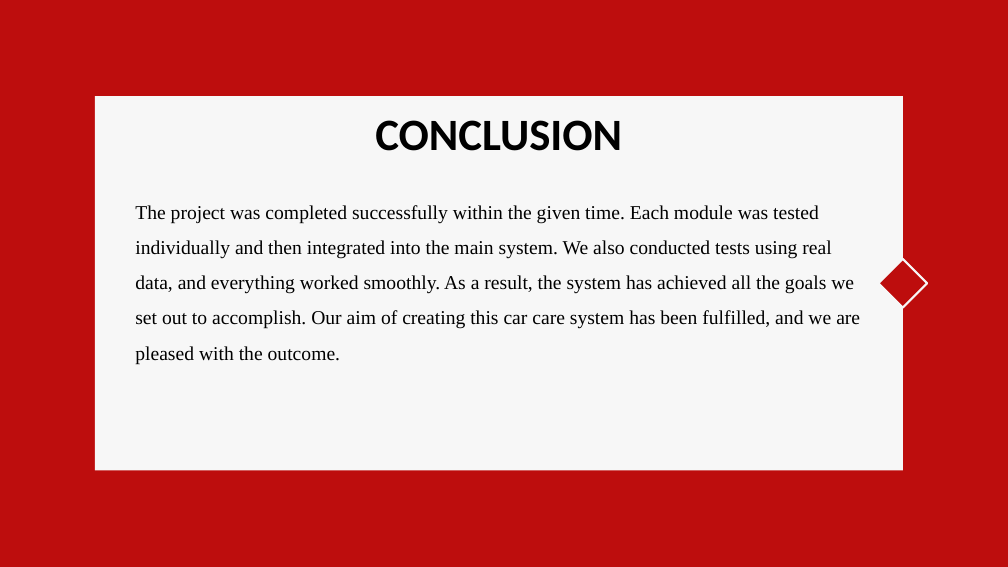
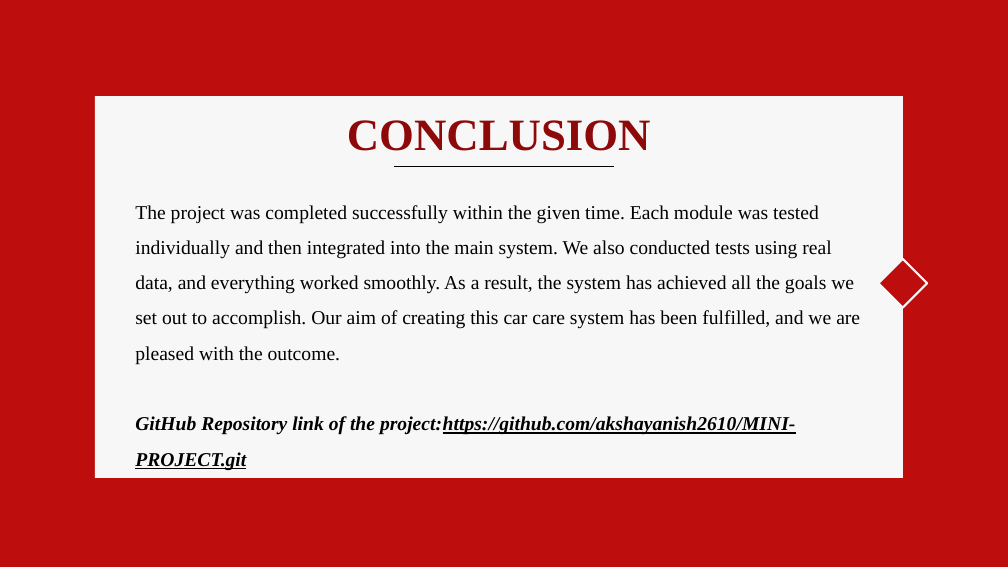
Before and after one commit to akshayanish2610/MINI-PROJECT, a slide deck: slide 15 of Presentation/car care.pptx (slide 8 before the commit). Drawn at 1008x567 pixels with LibreOffice and Linux fonts; fonts in the diff are those of the drawing; background and template pictures are left out. Boxes give left, top, right and bottom in pixels: in the first picture for what was removed or moved away, otherwise in the second. Text is boxed around its words. In the diff, an @@ line names an element or a change of style, - is before the commit and + after.

```diff
--- a/Presentation/car care.pptx
+++ b/Presentation/car care.pptx
@@ rectangle: place and size @@
-rectangle at <box>95,96,902,470</box>
+rectangle at <box>95,96,902,478</box>
@@ title "CONCLUSION" at <box>347,120,651,151</box>: font Calibri to Times New Roman, text colour #000000 to #8E0A0A @@
@@ line added from (394, 166) to (614, 166), #000000 0.75 pt @@
@@ text at <box>135,416,795,470</box>: paragraph added @@
+GitHub Repository link of the project:https://github.com/akshayanish2610/MINI-PROJECT.git
```
Also in this commit, not shown: 10 other slides changed, 5 slides added, 4 slides removed.
